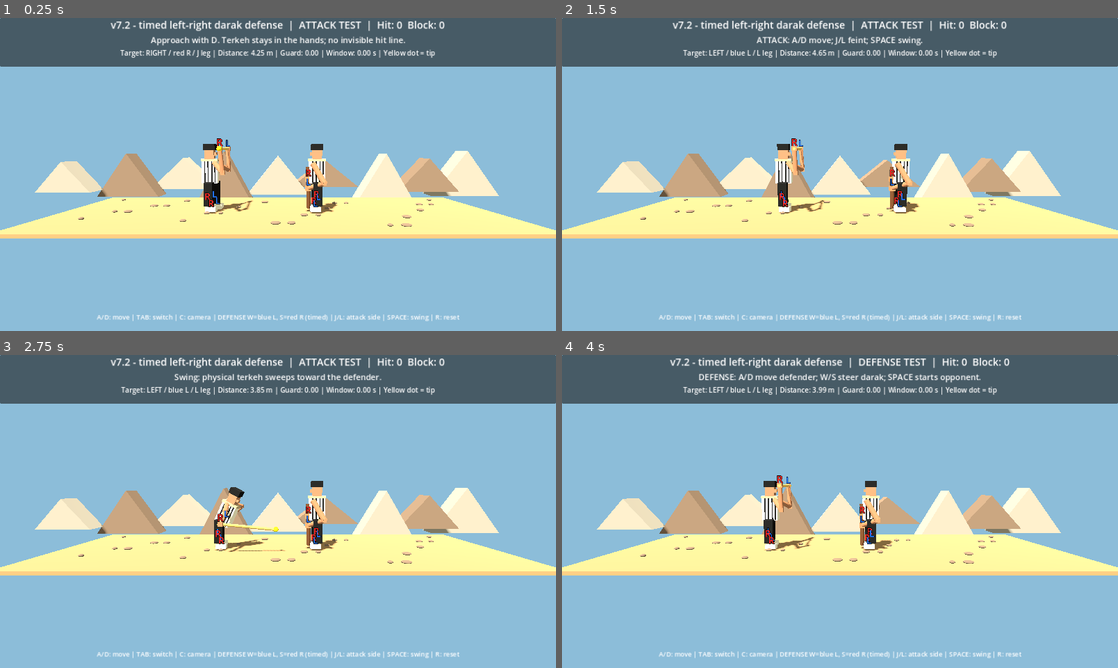
Above: before the commit, frames 1-4 (two rows, left to right).
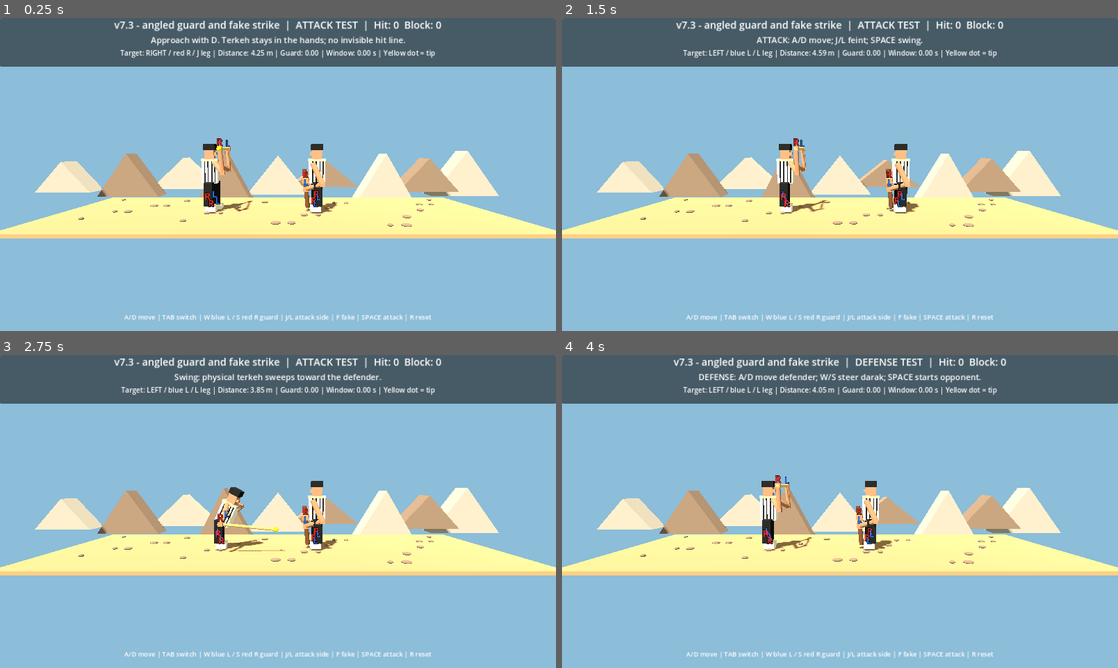
Above: after the commit, the same moments.

Repository: vahidainima-prog/tarke-darak-game
Game: Godot game, scene res://main.tscn
The game is run twice, just before and just after one commit, with the same random seed, the same clock (stepped at 60 frames per second) and the same inputs.
Inputs:
- Up to frame 1 (0.25 s): no input
- Up to frame 2 (1.5 s): tap Enter at 0.5 s; hold D 0.53-1.28 s; tap F at 0.6 s; tap Space at 0.77, 1.07 s; tap Tab at 0.8, 1.35 s; tap W at 1.25 s; hold S from 1.28 s (still down)
- Up to frame 3 (2.75 s): tap Space at 1.52, 1.82, 2.3 s; tap R at 1.55, 2.1 s; release S at 2.03 s; hold D from 2.03 s (still down)
- Up to frame 4 (4 s): release D at 2.78 s; hold W 2.78-3.53 s; tap Space at 2.85, 3.02, 3.32, 3.77 s; tap F at 3.05, 3.6 s; hold A from 3.53 s (still down); tap Tab at 3.8 s

The runs differ from the first frame. In frame 1, 1.7% of the frame differs, in the area x 17-83%, y 0-97%; in frame 2, 2.3%; in frame 3, 1.7%; in frame 4, 2.3%.

Commit message:
Angle darak into incoming lanes and add non-damaging F-key fake strike

Diff:
--- a/tarke_darak_godot_v2/main.gd
+++ b/tarke_darak_godot_v2/main.gd
@@ -2,7 +2,7 @@
 
 # Godot 4.x — visual mechanics test. Side camera looks along -Z.
 # Feint depth: negative Z is BEHIND the attacker; positive Z is IN FRONT.
-const BUILD_LABEL := "v7.2 - timed left-right darak defense"
+const BUILD_LABEL := "v7.3 - angled guard and fake strike"
 const DEF_X := 1.55
 const MIN_X := -4.7
 const MAX_X := 0.35
@@ -42,6 +42,8 @@
 var guard_window := 0.0
 var guard_cooldown := 0.0
 var guard_side := 0
+var fake_timer := 0.0
+var fake_cooldown := 0.0
 var score_hit := 0
 var score_block := 0
 var status: Label
@@ -296,7 +298,7 @@
 	detail.horizontal_alignment = HORIZONTAL_ALIGNMENT_CENTER
 	column.add_child(detail)
 	var footer := Label.new()
-	footer.text = "A/D: move | TAB: switch | C: camera | DEFENSE W=blue L, S=red R (timed) | J/L: attack side | SPACE: swing | R: reset"
+	footer.text = "A/D move | TAB switch | W blue L / S red R guard | J/L attack side | F fake | SPACE attack | R reset"
 	footer.set_anchors_preset(Control.PRESET_BOTTOM_WIDE)
 	footer.offset_top = -43
 	footer.horizontal_alignment = HORIZONTAL_ALIGNMENT_CENTER
@@ -331,6 +333,7 @@
 				guard_window = 0.0
 				guard_cooldown = 0.0
 				guard_side = 0
+				fake_timer = 0.0
 				say("DEFENSE: A/D move defender; W/S steer darak; SPACE starts opponent." if defending else "ATTACK: A/D move; J/L feint; SPACE swing.")
 			KEY_R:
 				defending = false
@@ -348,6 +351,8 @@
 				guard_window = 0.0
 				guard_cooldown = 0.0
 				guard_side = 0
+				fake_timer = 0.0
+				fake_cooldown = 0.0
 				feint_depth = 0.0
 				feint_target = 0.0
 				score_hit = 0
@@ -363,6 +368,11 @@
 					strike_side = -1
 					feint_target = FEINT_DEPTH_LIMIT
 					say("L: RIGHT-hand drive -> defender LEFT / blue L leg.")
+			KEY_F:
+				if not defending and swing < 0.0 and recovery < 0.0 and fake_cooldown <= 0.0:
+					fake_timer = 0.48
+					fake_cooldown = 1.10
+					say("FEINT! A fake windup with no hit. Follow with SPACE.")
 			KEY_W, KEY_S:
 				if defending and guard_cooldown <= 0.0:
 					guard_side = 1 if event.keycode == KEY_W else -1
@@ -371,7 +381,7 @@
 					guard_cooldown = 0.60
 					say("Darak: LEFT / blue L" if guard_side > 0 else "Darak: RIGHT / red R")
 			KEY_SPACE:
-				if swing < 0.0 and recovery < 0.0 and opponent_delay < 0.0:
+				if swing < 0.0 and recovery < 0.0 and opponent_delay < 0.0 and fake_timer <= 0.0:
 					if defending:
 						opponent_delay = 0.72
 						strike_side = -1 if randi_range(0, 1) == 0 else 1
@@ -384,6 +394,7 @@
 						start_swing()
 
 func start_swing() -> void:
+	fake_timer = 0.0
 	swing = 0.0
 	swing_speed = 0.0
 	swing_finished = false
@@ -455,10 +466,11 @@
 	return ends[1] if strike_side > 0 else ends[0]
 
 func guard_ends() -> Array[Vector3]:
-	# Vertical two-hand game guard: W camera-side (+Z), S far-side (-Z).
-	var lane := guard_shift * 0.47
-	var bottom := Vector3(defender_x - 0.32, 0.10, lane)
-	var top := Vector3(defender_x - 0.34, 1.76, lane)
+	# The lower end stays near the shins while the upper end leans
+	# dramatically into the chosen incoming lane. Both hands track it.
+	var side := guard_shift
+	var bottom := Vector3(defender_x - 0.35, 0.12, side * 0.10)
+	var top := Vector3(defender_x - 0.50, 1.67, side * 1.15)
 	var endpoints: Array[Vector3] = [bottom, top]
 	return endpoints
 
@@ -499,6 +511,9 @@
 	attacker.position.x = attack_x
 	defender.position.x = defender_x
 	var pose := 0.0
+	if fake_timer > 0.0 and swing < 0.0:
+		var fake_phase := 1.0 - fake_timer / 0.48
+		pose = 0.31 * sin(fake_phase * PI)
 	if swing >= 0.0:
 		pose = swing
 	elif recovery >= 0.0:
@@ -517,13 +532,15 @@
 	var direction := (b - a).normalized()
 	# In ready stance both hands hold near opposite ends of the horizontal rod.
 	# During the swing the selected hand releases and returns toward the torso.
-	var releasing := swing >= 0.0 or recovery >= 0.0
-	var phase := swing if swing >= 0.0 else (recovery_from if recovery >= 0.0 else 0.0)
+	var releasing := swing >= 0.0 or recovery >= 0.0 or fake_timer > 0.0
+	var phase := swing if swing >= 0.0 else (recovery_from if recovery >= 0.0 else pose)
 	var release_target := 0.0
 	if releasing:
 		release_target = smoothstep(0.0, 0.12, phase)
 	if recovery >= 0.0:
 		release_target *= 1.0 - smoothstep(0.45, 0.95, recovery)
+	if fake_timer > 0.0:
+		release_target *= smoothstep(0.0, 0.10, pose)
 	release_blend = release_target
 	# The rod is ONE straight horizontal bar in the ready pose.
 	# Each hand grips its OWN opposite end; never slide hands together.
@@ -608,6 +625,8 @@
 
 func _physics_process(delta: float) -> void:
 	var previous_guard := guard_ends()
+	fake_timer = maxf(0.0, fake_timer - delta)
+	fake_cooldown = maxf(0.0, fake_cooldown - delta)
 	var before_attack := attack_x
 	var before_defender := defender_x
 	if swing < 0.0 and recovery < 0.0 and not defending:
